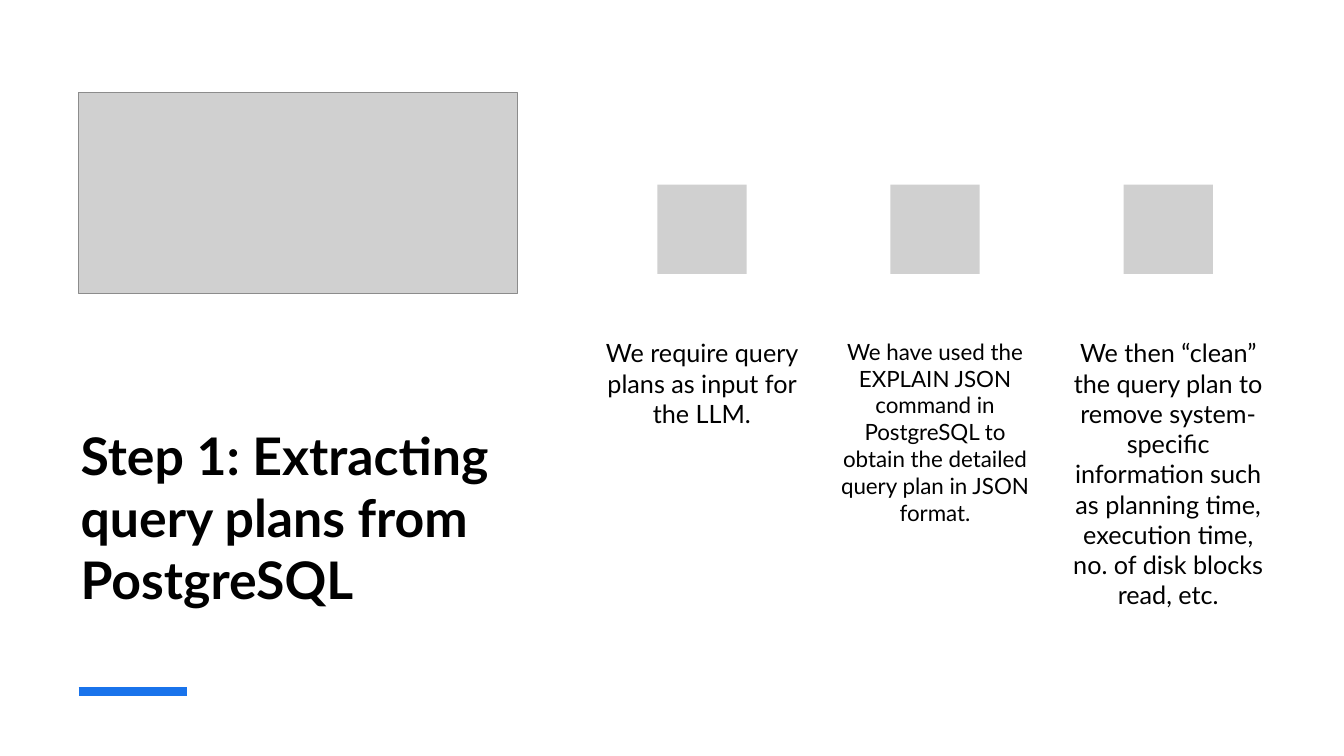
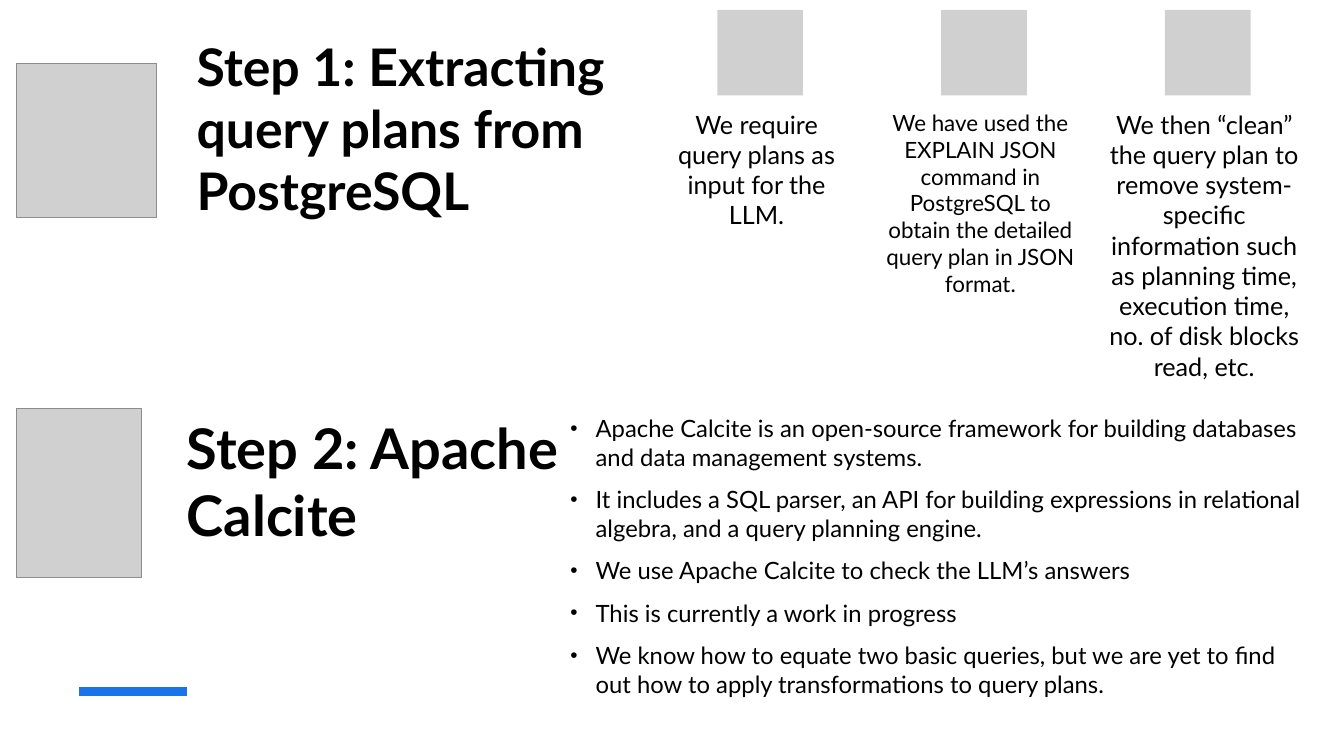
Before and after one commit to suhaskamath2712/E0261_P11, a slide deck: slide 3 of Mid-Project Presentation.pptx. Drawn at 1344x756 pixels with LibreOffice and Linux fonts; fonts in the diff are those of the drawing; grey boxes stand for pictures. Boxes give left, top, right and bottom in pixels: in the first picture for what was removed or moved away, otherwise in the second. Text is boxed around its words. In the diff, an @@ line names an element or a change of style, - is before the commit and + after.

```diff
--- a/Mid-Project Presentation.pptx
+++ b/Mid-Project Presentation.pptx
@@ title "Step 1: Extracting query plans ...": place and size @@
-title "Step 1: Extracting query plans ..." at bbox=[81, 436, 488, 608]
+title "Step 1: Extracting query plans ..." at bbox=[197, 47, 604, 219]
@@ picture added at bbox=[718, 10, 804, 96] @@
@@ picture added at bbox=[942, 10, 1027, 96] @@
@@ picture: place and size @@
-picture at bbox=[1124, 185, 1214, 274]
+picture at bbox=[1166, 10, 1251, 96]
@@ picture: place and size @@
-picture at bbox=[79, 92, 517, 293]
+picture at bbox=[16, 64, 156, 217]
@@ text "We require query plans as ..." rewrapped from bbox=[606, 343, 799, 424] to bbox=[678, 115, 834, 224] @@
@@ text "We have used the EXPLAIN ...": place and size @@
-text "We have used the EXPLAIN ..." at bbox=[841, 343, 1028, 521]
+text "We have used the EXPLAIN ..." at bbox=[886, 114, 1074, 292]
@@ text "We then “clean” the query ...": place and size @@
-text "We then “clean” the query ..." at bbox=[1073, 343, 1263, 608]
+text "We then “clean” the query ..." at bbox=[1109, 115, 1299, 380]
@@ picture removed at bbox=[657, 185, 747, 274] @@
@@ picture removed at bbox=[890, 185, 980, 274] @@
@@ picture added at bbox=[16, 408, 141, 578] @@
@@ text added at bbox=[596, 419, 1300, 697], 17 pt, text #000000 @@
+• Apache Calcite is an open-source framework for building databases and data management systems.
+• It includes a SQL parser, an API for building expressions in relational algebra, and a query planning engine.
+• We use Apache Calcite to check the LLM’s answers
+• This is currently a work in progress
+• We know how to equate two basic queries, but we are yet to find out how to apply transformations to query plans.
@@ text added at bbox=[187, 427, 558, 537], 40 pt, text #000000, bold @@
+Step 2: Apache Calcite
```
Also in this commit, not shown: 2 other slides changed, 2 slides added, 2 slides removed.
